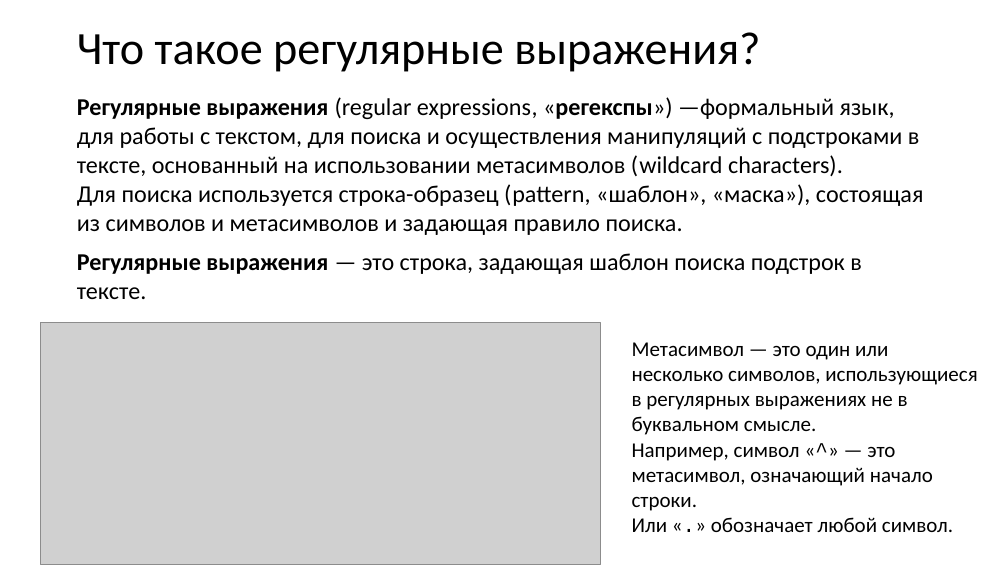
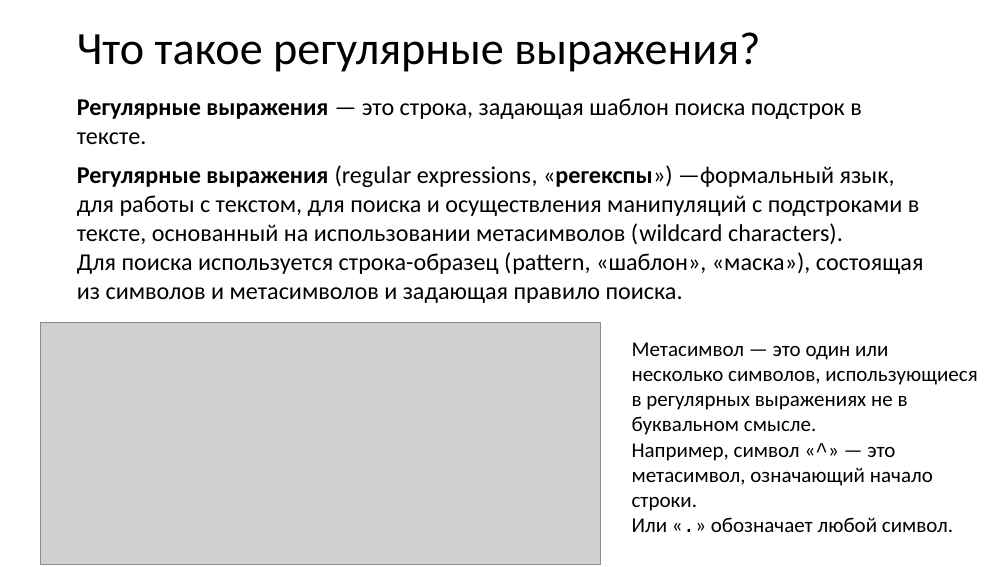
Before and after one commit to xtrueman/prog_instruments, a slide deck: slide 2 of presentations/RegularExpressions.pptx. Drawn at 1008x567 pixels with LibreOffice and Linux fonts; fonts in the diff are those of the drawing; grey boxes stand for pictures. Boxes give left, top, right and bottom in pixels: in the first picture for what was removed or moved away, otherwise in the second. Text is boxed around its words. In the diff, an @@ line names an element or a change of style, - is before the commit and + after.

```diff
--- a/presentations/RegularExpressions.pptx
+++ b/presentations/RegularExpressions.pptx
@@ text at [77,98,862,144]: paragraph added @@
+Регулярные выражения — это строка, задающая шаблон поиска подстрок в тексте.
@@ text at [77,253,862,299]: paragraph removed @@
-Регулярные выражения — это строка, задающая шаблон поиска подстрок в тексте.
```
Also in this commit, not shown: 9 other slides changed, 1 slide added, 2 other files.
